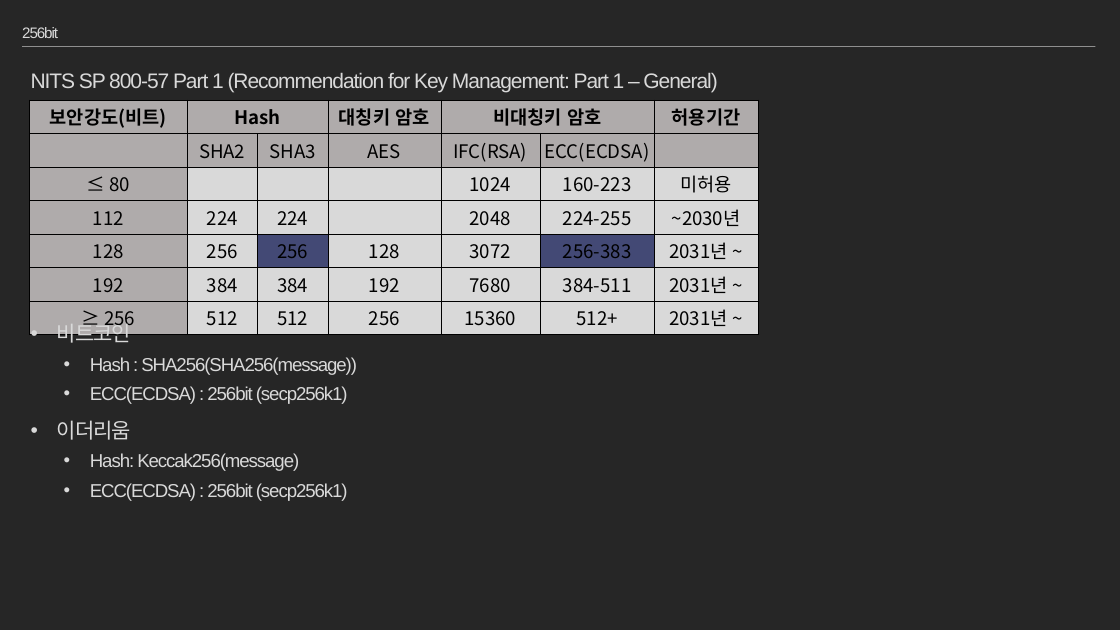
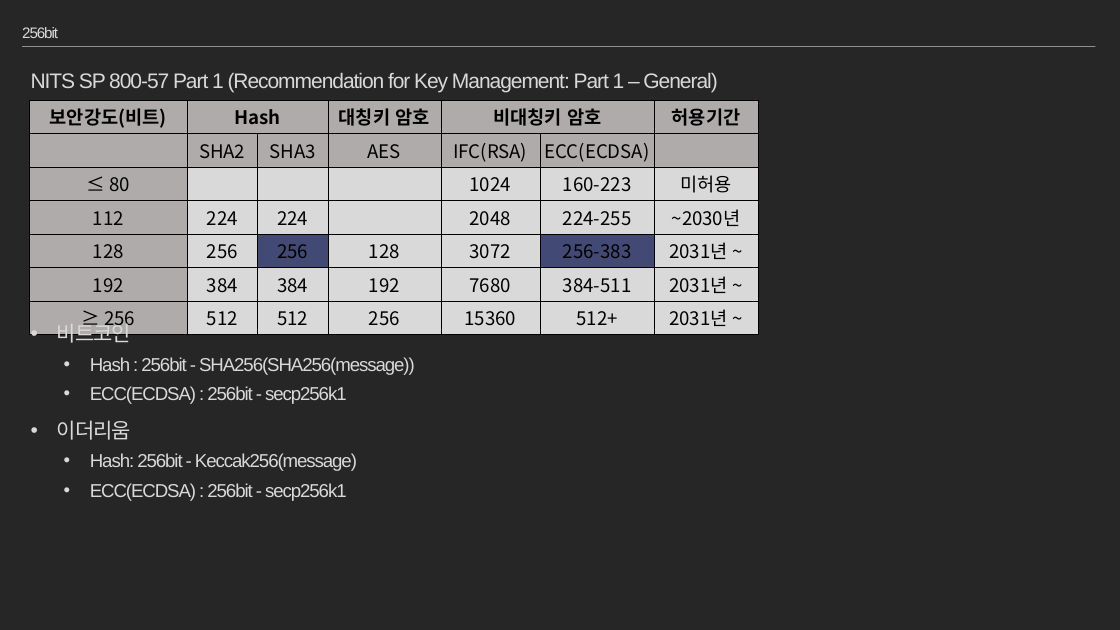
Before and after one commit to moss0801/blockchain-doc, a slide deck: slide 24 of General/Blockchain Part1.pptx (slide 23 before the commit). Drawn at 1120x630 pixels with LibreOffice and Linux fonts; fonts in the diff are those of the drawing. Boxes give left, top, right and bottom in pixels: in the first picture for what was removed or moved away, otherwise in the second. Text is boxed around its words. In the diff, an @@ line names an element or a change of style, - is before the commit and + after.

Commit message:
hash, symmentic-key, public-key,(tx,block,blockchain)

```diff
--- a/General/Blockchain Part1.pptx
+++ b/General/Blockchain Part1.pptx
@@ text at <box>90,357,415,404</box>: text changed @@
-  • Hash : SHA256(SHA256(message))
-  • ECC(ECDSA) : 256bit (secp256k1)
+  • Hash : 256bit - SHA256(SHA256(message))
+  • ECC(ECDSA) : 256bit - secp256k1
@@ text at <box>90,453,357,501</box>: text changed @@
-  • Hash: Keccak256(message)
-  • ECC(ECDSA) : 256bit (secp256k1)
+  • Hash: 256bit - Keccak256(message)
+  • ECC(ECDSA) : 256bit - secp256k1
```
Also in this commit, not shown: 16 other slides changed, 3 slides added.
